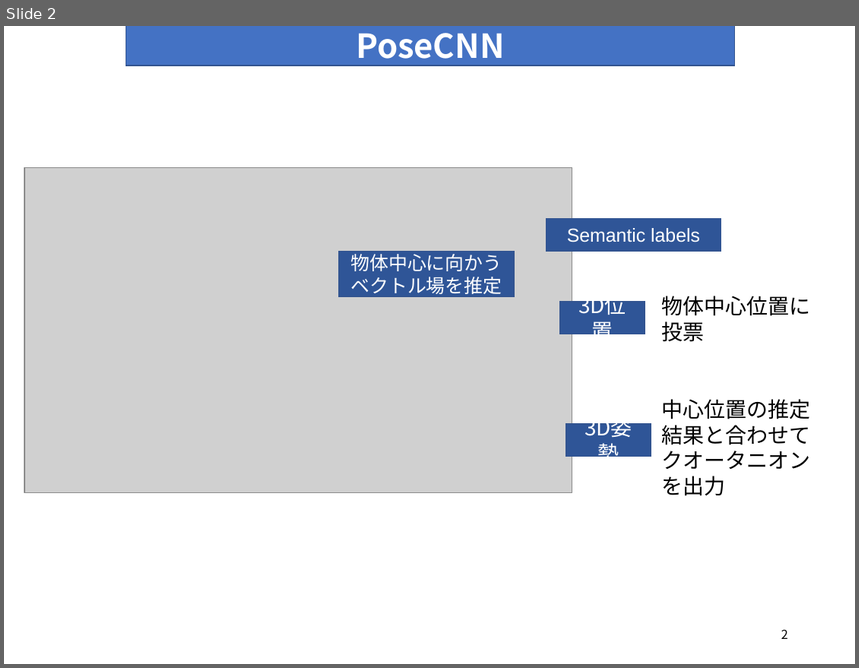
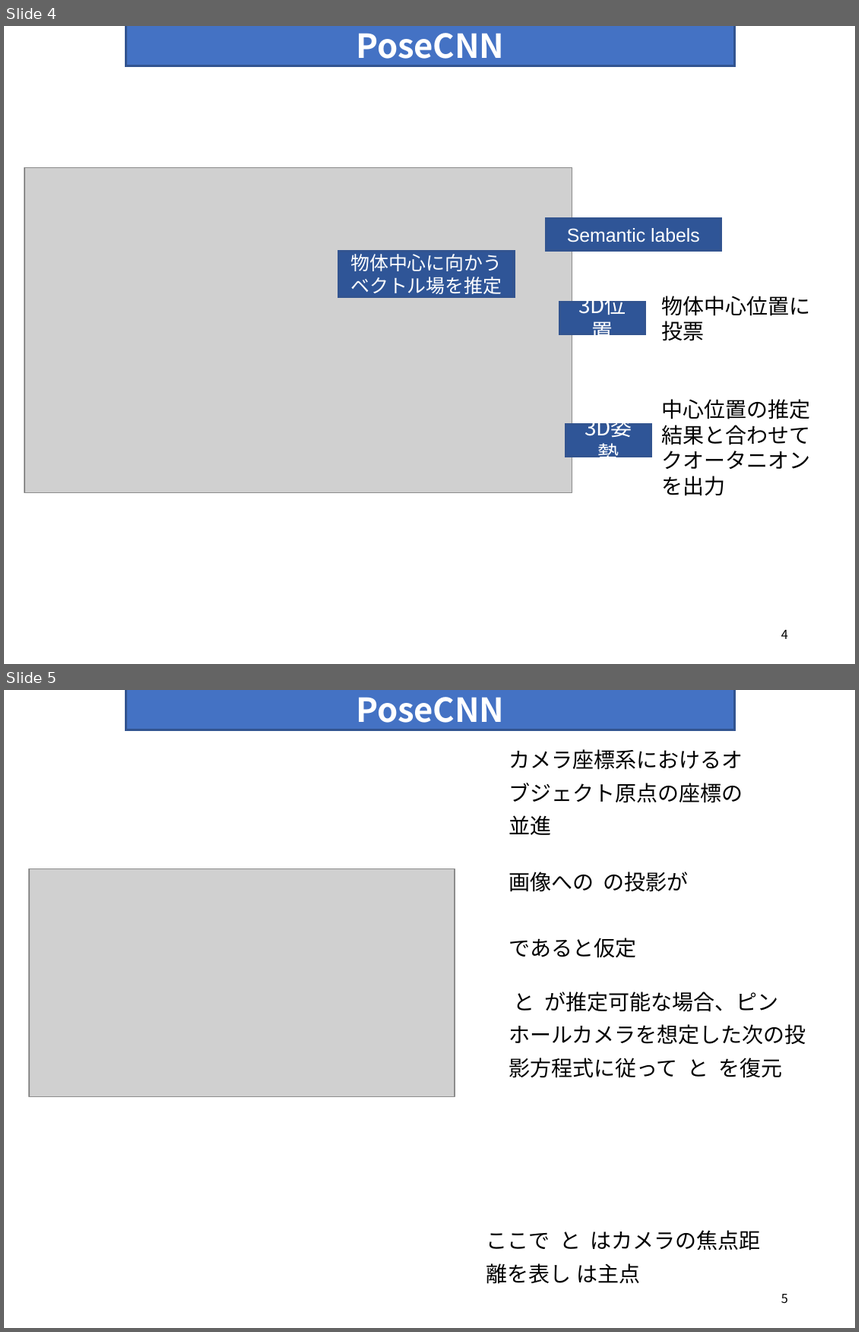
Before and after one commit to rurusasu/Diary, a slide deck: 報告会_パワポ/20210511/2021_0511.pptx. Shown one above the other, each under a label of ours: slide 2 before the commit, slides 4 and 5 after it. The pictures are 859x668 and 859x1332 pixels, drawn with LibreOffice and Linux fonts; fonts in the diff are those of the drawing; grey boxes stand for pictures. Boxes give left, top, right and bottom in pixels: in the first picture for what was removed or moved away, otherwise in the second. Text is boxed around its words. In the diff, an @@ line names an element or a change of style, - is before the commit and + after.

```diff
--- a/報告会_パワポ/20210511/2021_0511.pptx
+++ b/報告会_パワポ/20210511/2021_0511.pptx
@@ slide 5 added at [4,690,855,1328], background #FFFFFF @@
@@ rectangle added at [126,690,734,730], fill #4472C4, outline #325491 2 pt, 28 pt, text #FFFFFF, bold @@
+PoseCNN
@@ text added at [509,749,743,835], 18 pt, text #000000 @@
+カメラ座標系におけるオブジェクト原点の座標の並進
@@ picture added at [28,869,454,1097] @@
@@ text added at [509,872,689,958], 18 pt, text #000000 @@
+画像への の投影が
+であると仮定
@@ text added at [509,992,806,1078], 18 pt, text #000000 @@
+と が推定可能な場合、ピンホールカメラを想定した次の投影方程式に従って と を復元
@@ text added at [487,1230,761,1284], 18 pt, text #000000 @@
+ここで と はカメラの焦点距離を表し は主点
@@ page number added at [781,1294,788,1303], 10.5 pt, text #000000 @@
+5
@@ what was slide 2 is now slide 4 @@
@@ page number at [781,630,788,639]: text changed @@
-2
+4
```
Also in this commit, not shown: 6 other slides changed, 2 other slides added, 1 slide removed.
